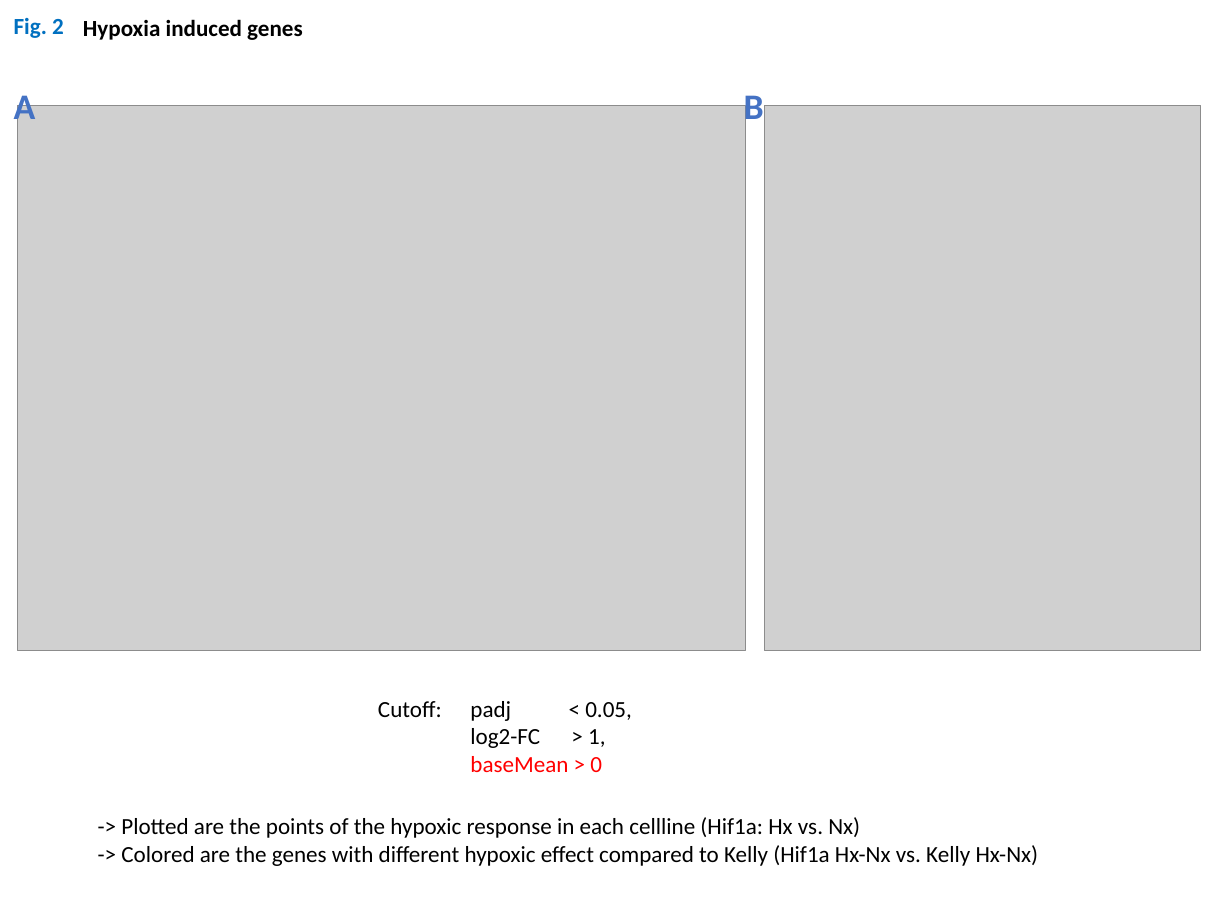
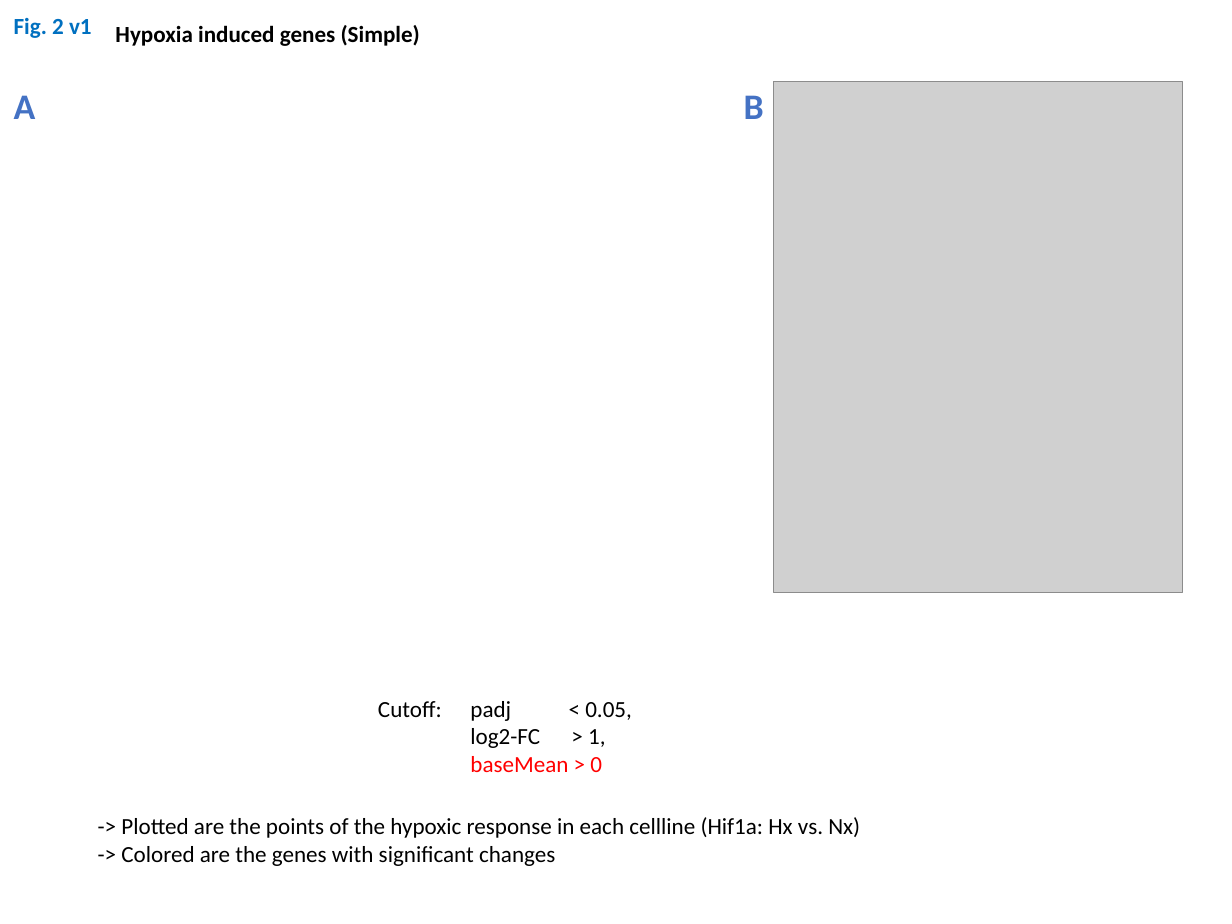
Before and after one commit to DNAborn/RNAseq_Kelly_Hx, a slide deck: slide 4 of 4_manuscript/Figures2.pptx. Drawn at 1232x924 pixels with LibreOffice and Linux fonts; fonts in the diff are those of the drawing; grey boxes stand for pictures. Boxes give left, top, right and bottom in pixels: in the first picture for what was removed or moved away, otherwise in the second. Text is boxed around its words. In the diff, an @@ line names an element or a change of style, - is before the commit and + after.

```diff
--- a/4_manuscript/Figures2.pptx
+++ b/4_manuscript/Figures2.pptx
@@ text at [14,18,92,38]: text changed @@
-Fig. 2
+Fig. 2 v1
@@ text at [115,25,420,46]: text changed @@
-Hypoxia induced genes
+Hypoxia induced genes (Simple)
@@ picture: place and size @@
-picture at [764,105,1201,652]
+picture at [774,81,1183,592]
@@ picture removed at [18,105,745,652] @@
@@ text at [121,846,555,866]: text changed @@
--> Colored are the genes with different hypoxic effect compared to Kelly (Hif1a Hx-Nx vs. Kelly Hx-Nx)
+-> Colored are the genes with significant changes
```
Also in this commit, not shown: 1 other slide changed, 2 slides added, 7 other files.
